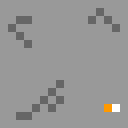
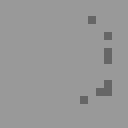
Comparing the layer stacks of the two 128 × 128 images. Changes:
added layer "trash9" above "background1" over [80, 16, 112, 104]
painted on "background1" over [8, 8, 120, 120]
